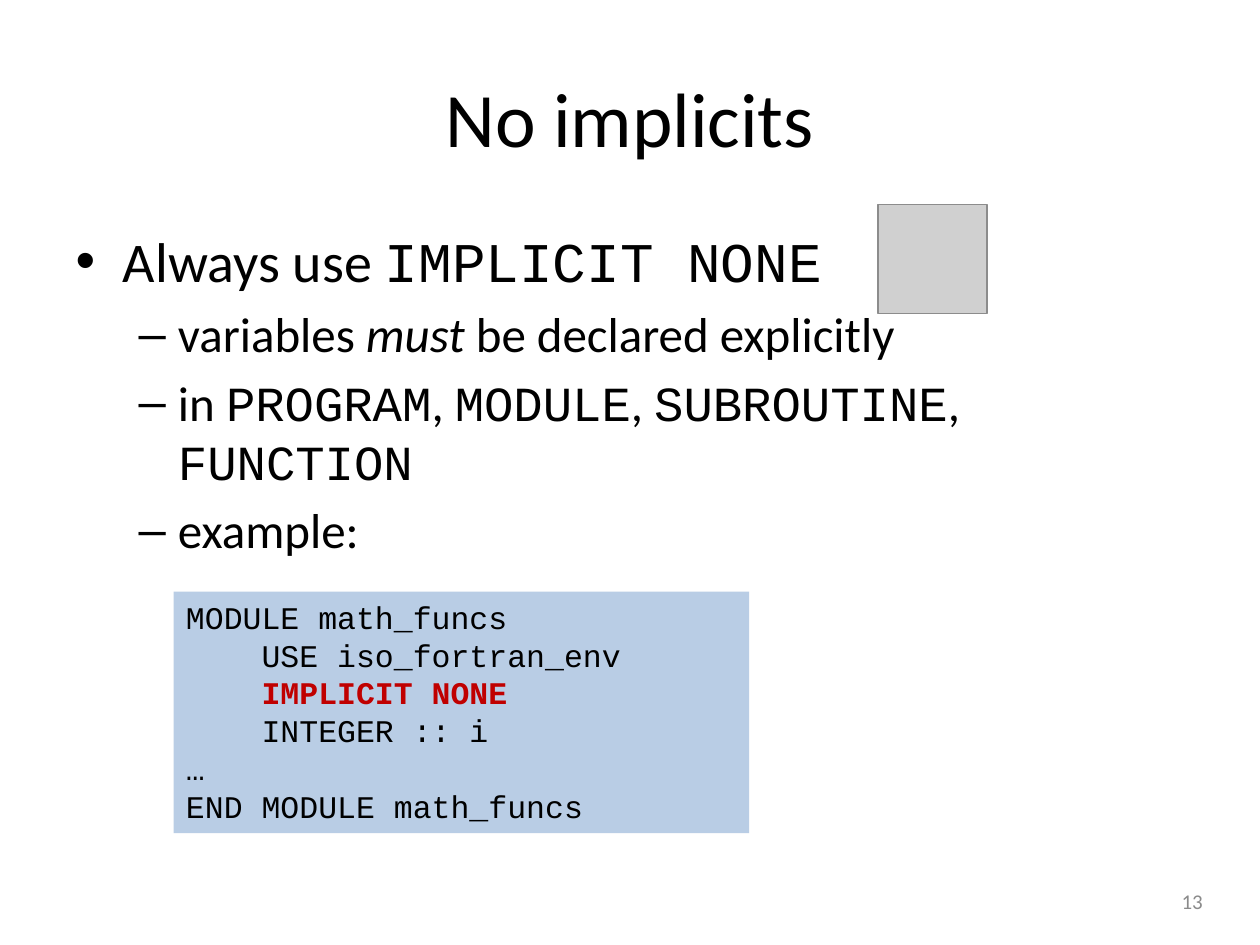
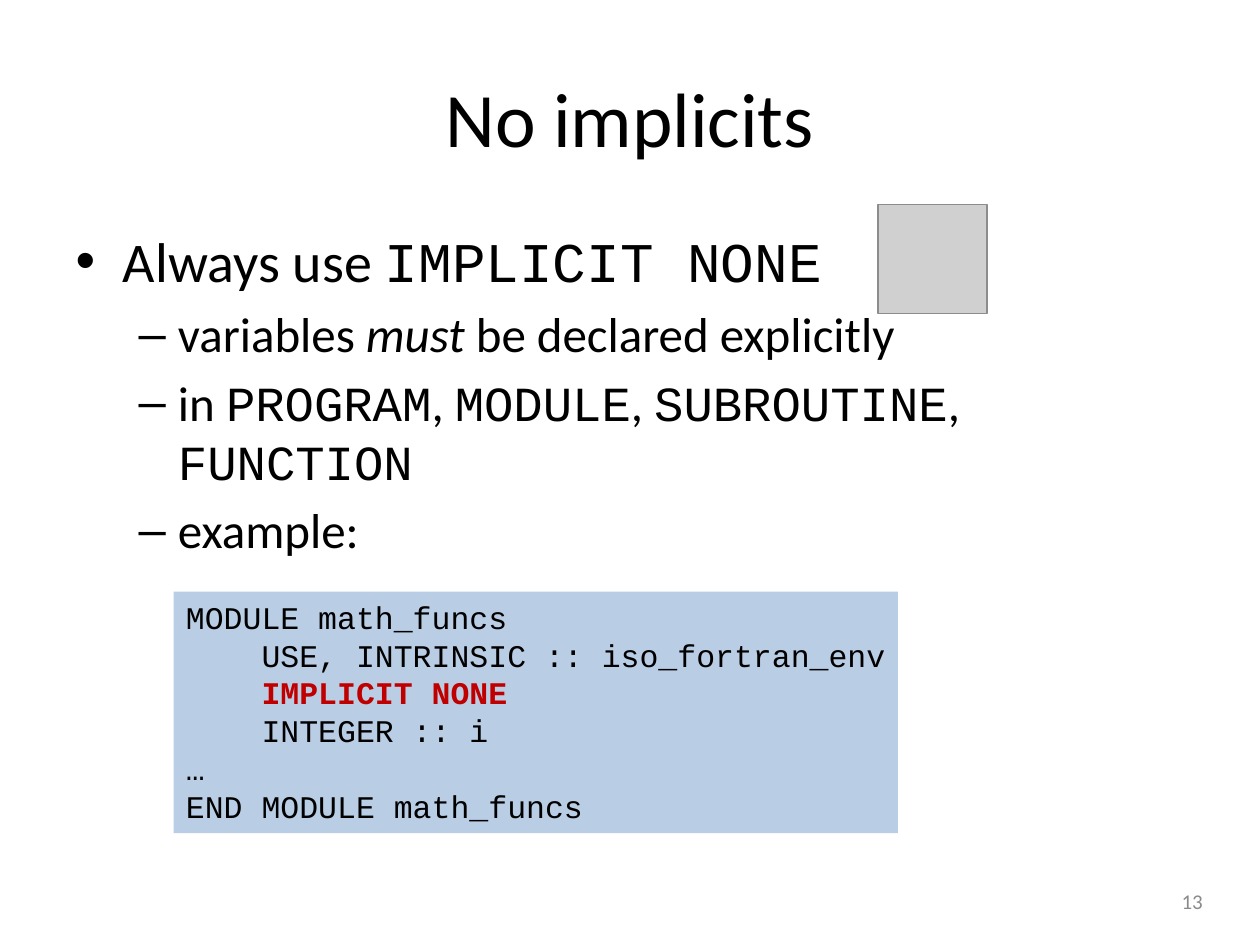
Before and after one commit to gjbex/Fortran-for-programmers, a slide deck: slide 13 of fortran_for_programmers.pptx. Drawn at 1260x945 pixels with LibreOffice and Linux fonts; fonts in the diff are those of the drawing; grey boxes stand for pictures. Boxes give left, top, right and bottom in pixels: in the first picture for what was removed or moved away, otherwise in the second. Text is boxed around its words. In the diff, an @@ line names an element or a change of style, - is before the commit and + after.

Commit message:
Fix typos

```diff
--- a/fortran_for_programmers.pptx
+++ b/fortran_for_programmers.pptx
@@ rectangle "MODULE math_funcs": place and size @@
-rectangle "MODULE math_funcs" at box(174, 591, 750, 833)
+rectangle "MODULE math_funcs" at box(174, 591, 898, 833)
@@ text in rectangle at box(262, 644, 886, 673): text changed @@
-USE iso_fortran_env
+USE, INTRINSIC :: iso_fortran_env
```
Also in this commit, not shown: 5 other slides changed.
